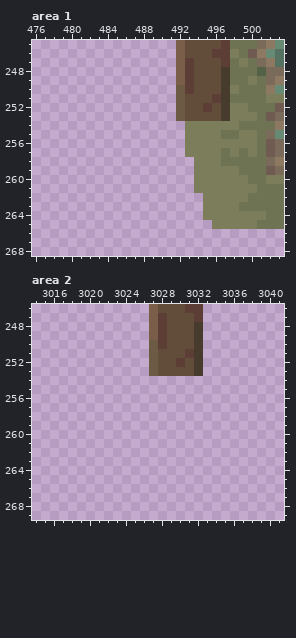
Two states of a pixel-art file, assets/02_architecture/05_moulin/02_ext/Moulin_Batiment_Anim-Sheet.aseprite. Above: the version before the commit.
3375x292 pixels, 1 frame. Colours within 5 levels of each other are drawn and written as one. Shown: area 1: x 476..503, y 245..268; area 2: x 3014..3041, y 246..269. The commit also changed other parts of the picture, which this record leaves out.
Once edited:
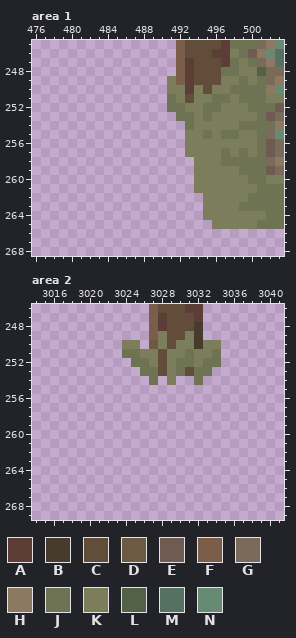
Palette (. is transparent): A #5d3e37  B #473b2e  C #624c3a  D #6d5a45  E #705b53  F #7b5e49  G #7a6a5a  H #8d7961  J #6e7354  K #7c7d5b  L #536247  M #547161  N #678a74
From old to new:
Area 1:
y 248: x 497 B -> J; x 499..500 JJ -> KK
y 249: x 491 . -> K; x 497..498 BJ -> KK
y 250: x 491..492 .D -> KK; x 494 C -> K; x 496..498 CBK -> KKJ
y 251: x 491..492 .D -> JK; x 494..498 CCABJ -> KKJJK
y 252: x 491..497 .DCCACB -> JJKKJJK
y 253: x 492..497 DCCCCB -> JJKJKK
y 254: x 493 K -> J
y 255: x 495 K -> J
Area 2:
y 249: x 3028 A -> K; x 3031 C -> K
y 250: x 3024..3025 .. -> KK; x 3028 A -> K; x 3030..3031 CC -> KK; x 3033..3034 .. -> KK
y 251: x 3024..3027 ...D -> JJKK; x 3029..3034 CCAB.. -> KKJKKJ
y 252: x 3025..3027 ..D -> JJK; x 3029..3034 CACB.. -> KJJKJJ
y 253: x 3026..3027 .D -> JJ; x 3029..3030 CC -> KJ; x 3032..3033 B. -> JJ
y 254: x 3027 . -> J; x 3029 . -> K; x 3032 . -> J
